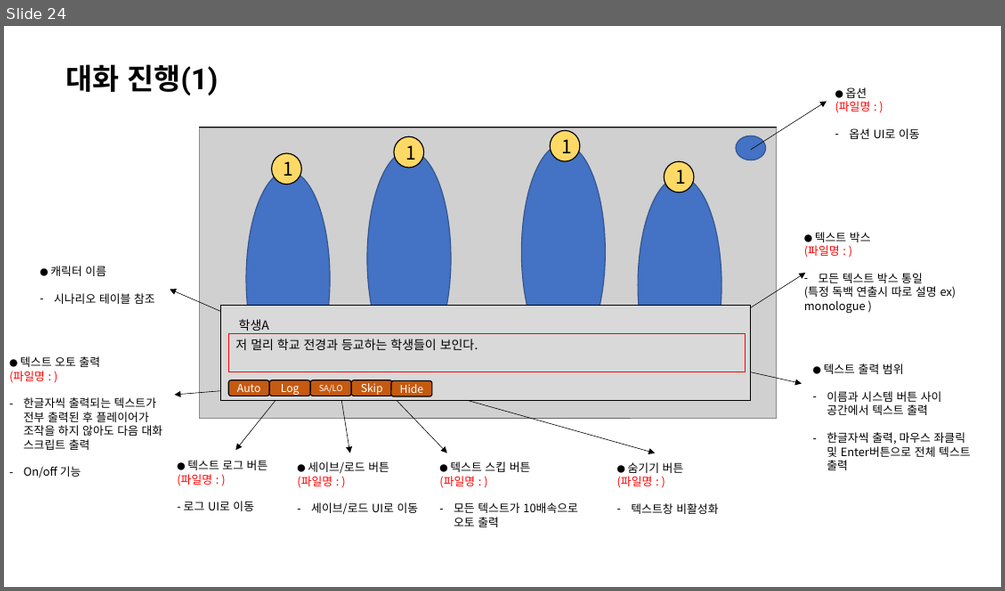
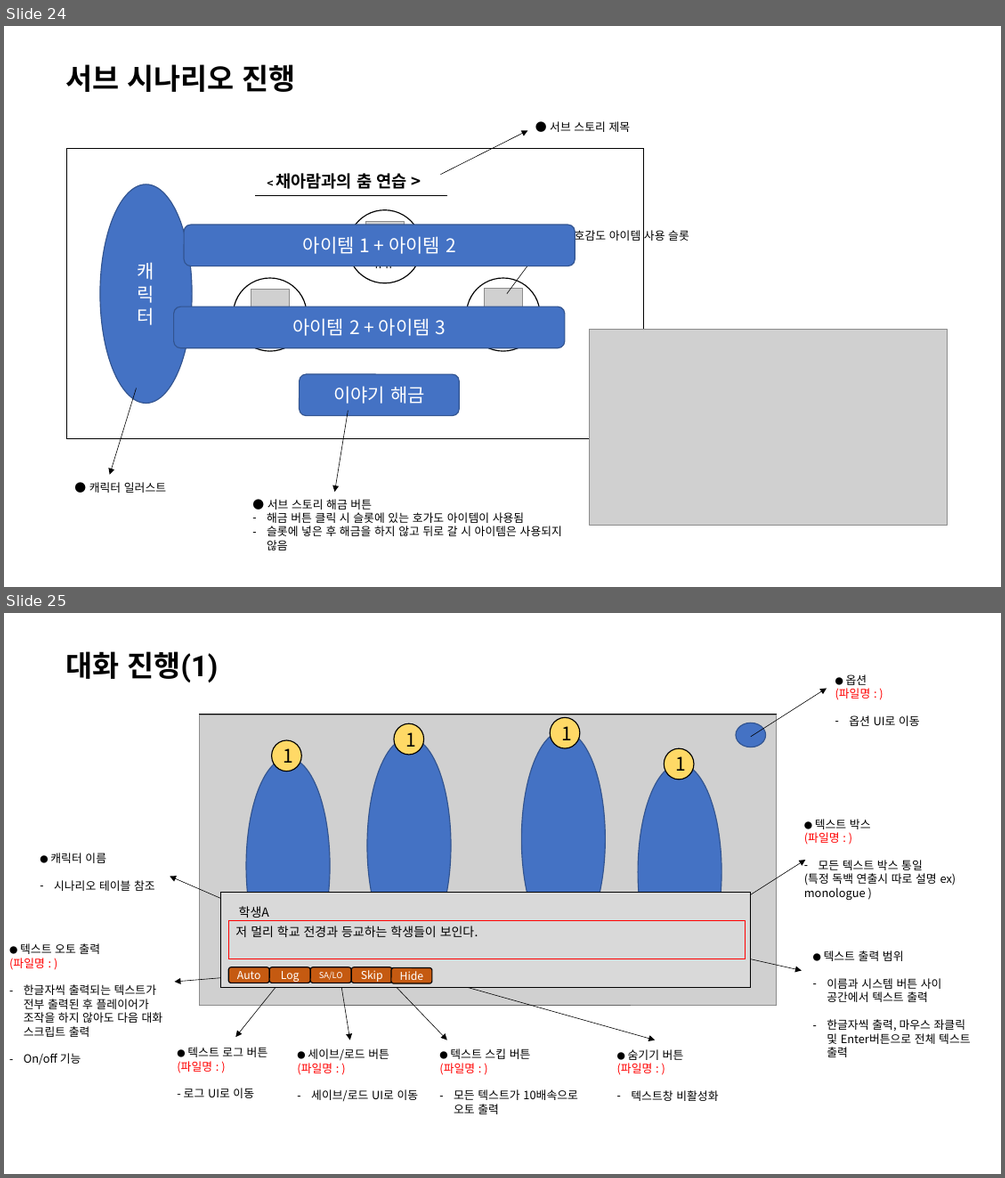
Before and after one commit to 223tt/Last-Night, a slide deck: UI/UI_시스템 기획서_V.1.1.7.pptx. Shown one above the other, each under a label of ours: slide 24 before the commit, slides 24 and 25 after it. The pictures are 1005x591 and 1005x1178 pixels, drawn with LibreOffice and Linux fonts; fonts in the diff are those of the drawing; grey boxes stand for pictures. Boxes give left, top, right and bottom in pixels: in the first picture for what was removed or moved away, otherwise in the second. Text is boxed around its words. In the diff, an @@ line names an element or a change of style, - is before the commit and + after.

```diff
--- a/UI/UI_시스템 기획서_V.1.1.7.pptx
+++ b/UI/UI_시스템 기획서_V.1.1.7.pptx
@@ slide 24 added at (x1=4, y1=26, x2=1001, y2=587), background #FFFFFF @@
@@ text added at (x1=66, y1=64, x2=296, y2=92), 28 pt, text #000000, bold @@
+서브 시나리오 진행
@@ arrow added from (441, 174) to (528, 131), #000000 0.5 pt @@
@@ text added at (x1=550, y1=121, x2=631, y2=132), 11 pt, text #000000 @@
+● 서브 스토리 제목
@@ rectangle added at (x1=67, y1=149, x2=644, y2=439), outline #000000 1 pt @@
@@ ellipse added at (x1=100, y1=184, x2=193, y2=402), fill #4472C4, outline #325491 1 pt, 18 pt, text #FFFFFF @@
+캐
+릭
+터
@@ text added at (x1=275, y1=173, x2=406, y2=189), 16 pt, text #000000, bold @@
+< 채아람과의 춤 연습 >
@@ line added from (255, 195) to (447, 195), #000000 0.5 pt @@
@@ ellipse added at (x1=348, y1=210, x2=421, y2=283), fill #FFFFFF, outline #000000 1 pt @@
@@ rounded rectangle added at (x1=184, y1=224, x2=575, y2=266), fill #4472C4, outline #325491 1 pt, 18 pt, text #FFFFFF @@
+아이템 1 + 아이템 2
@@ picture added at (x1=366, y1=221, x2=404, y2=250) @@
@@ arrow added from (507, 294) to (548, 239), #000000 0.5 pt @@
@@ text added at (x1=574, y1=229, x2=689, y2=244), 11 pt, text #000000 @@
+● 호감도 아이템 사용 슬롯
@@ text added at (x1=373, y1=265, x2=395, y2=271), 11 pt, text #000000 @@
+슈슈
@@ ellipse added at (x1=233, y1=278, x2=306, y2=351), fill #FFFFFF, outline #000000 1 pt @@
@@ picture added at (x1=251, y1=289, x2=289, y2=319) @@
@@ ellipse added at (x1=466, y1=278, x2=540, y2=351), fill #FFFFFF, outline #000000 1 pt @@
@@ picture added at (x1=484, y1=288, x2=522, y2=323) @@
@@ rounded rectangle added at (x1=174, y1=306, x2=565, y2=347), fill #4472C4, outline #325491 1 pt, 18 pt, text #FFFFFF @@
+아이템 2 + 아이템 3
@@ picture added at (x1=590, y1=329, x2=947, y2=524) @@
@@ arrow added from (137, 388) to (109, 475), #000000 0.5 pt @@
@@ rounded rectangle added at (x1=299, y1=375, x2=460, y2=416), fill #4472C4, outline #325491 1 pt, 18 pt, text #FFFFFF @@
+이야기 해금
@@ arrow added from (348, 410) to (334, 491), #000000 0.5 pt @@
@@ text added at (x1=89, y1=482, x2=166, y2=492), 11 pt, text #000000 @@
+● 캐릭터 일러스트
@@ text added at (x1=267, y1=499, x2=562, y2=550), 11 pt, text #000000 @@
+● 서브 스토리 해금 버튼
+– 해금 버튼 클릭 시 슬롯에 있는 호가도 아이템이 사용됨
+– 슬롯에 넣은 후 해금을 하지 않고 뒤로 갈 시 아이템은 사용되지 않음
@@ what was slide 24 is now slide 25 @@
```
Also in this commit, not shown: 4 slides changed, 3 other files.
